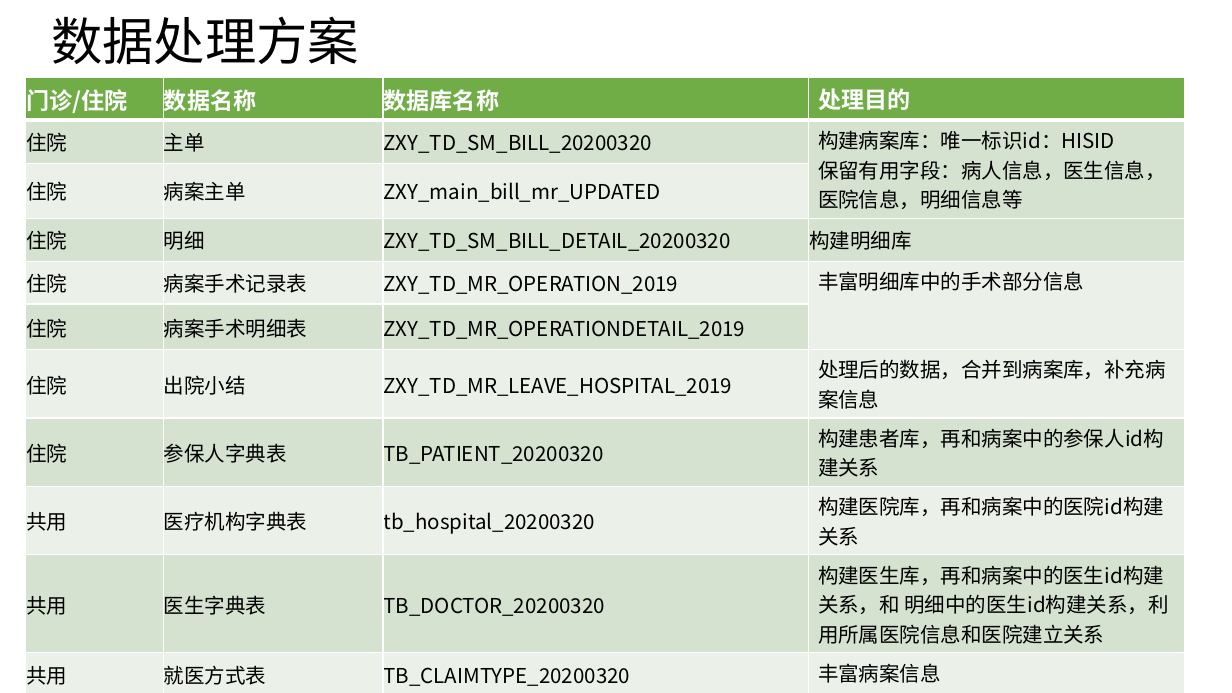
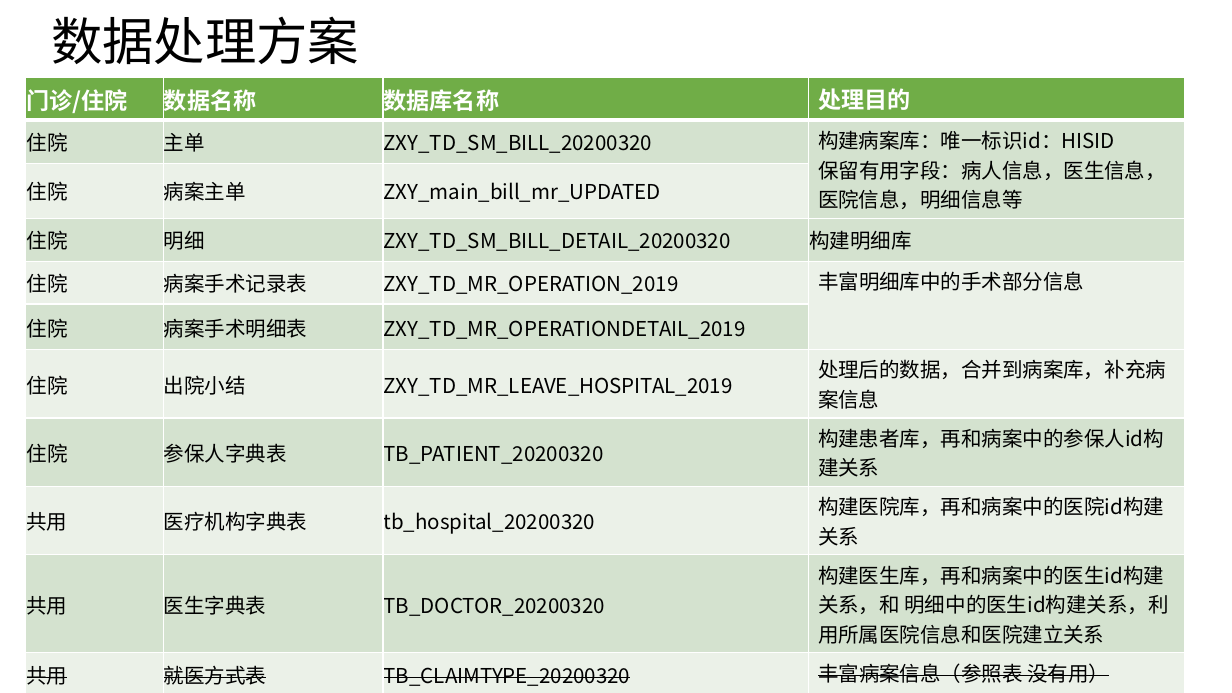
Before and after one commit to zmy1103/GNN_-, a slide deck: slide 18 of 病案库构建/病案库构建方案.pptx (slide 4 before the commit). Drawn at 1232x693 pixels with LibreOffice and Linux fonts; fonts in the diff are those of the drawing. Boxes give left, top, right and bottom in pixels: in the first picture for what was removed or moved away, otherwise in the second. Text is boxed around its words. In the diff, an @@ line names an element or a change of style, - is before the commit and + after.

Commit message:
12/7

```diff
--- a/病案库构建/病案库构建方案.pptx
+++ b/病案库构建/病案库构建方案.pptx
@@ table at <box>26,78,1185,690</box> @@
-row 11, column 4: 丰富病案信息
+row 11, column 4: 丰富病案信息（参照表 没有用）
@@ strikethrough on in "共用", "就医方式表", "TB_CLAIMTYPE_20200320" @@
```
Also in this commit, not shown: 2 other slides changed, 17 slides added.
